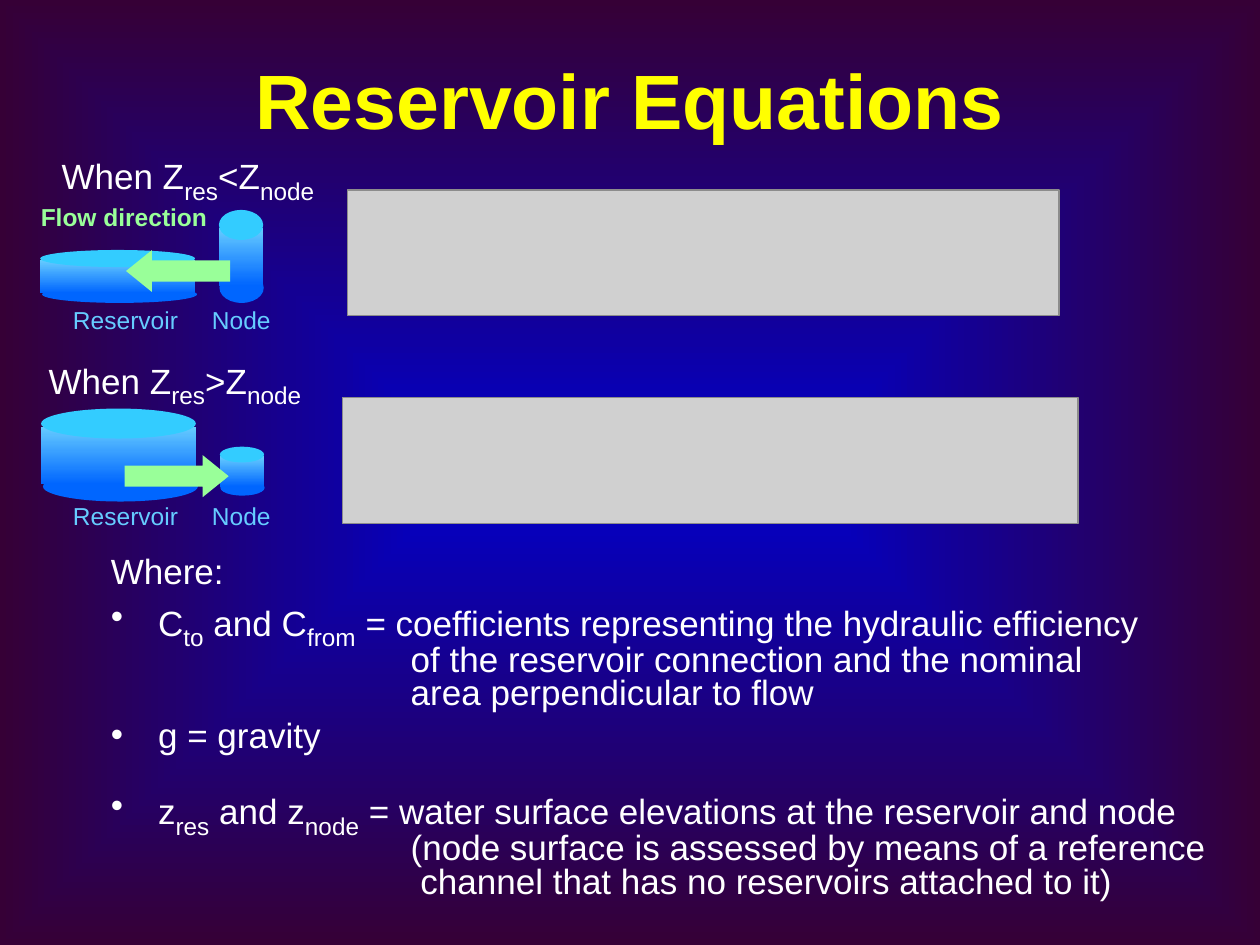
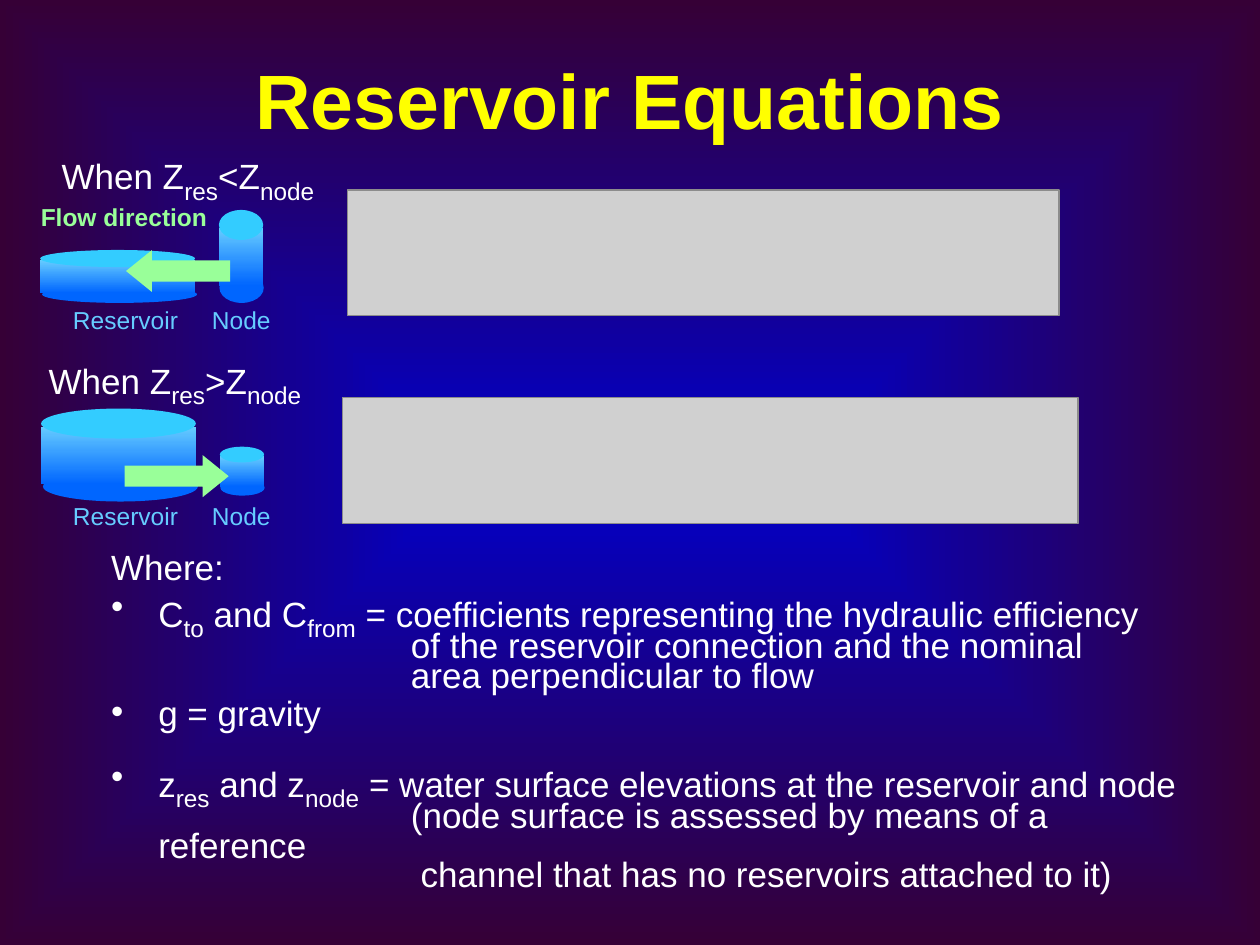
Before and after one commit to CADWRDeltaModeling/dsm2, a slide deck: slide 8 of dsm2/presentations/BT2_Reservoir_Gate_Transfer.ppt. Drawn at 1260x945 pixels with LibreOffice and Linux fonts; fonts in the diff are those of the drawing; grey boxes stand for pictures. Boxes give left, top, right and bottom in pixels: in the first picture for what was removed or moved away, otherwise in the second. Text is boxed around its words. In the diff, an @@ line names an element or a change of style, - is before the commit and + after.

```diff
--- a/dsm2/presentations/BT2_Reservoir_Gate_Transfer.ppt
+++ b/dsm2/presentations/BT2_Reservoir_Gate_Transfer.ppt
@@ text "Where:" at bbox=[111, 554, 1176, 894]: line spacing 0.8 to 0.7 @@
```
Also in this commit, not shown: 2 other slides changed, 2 other files.
